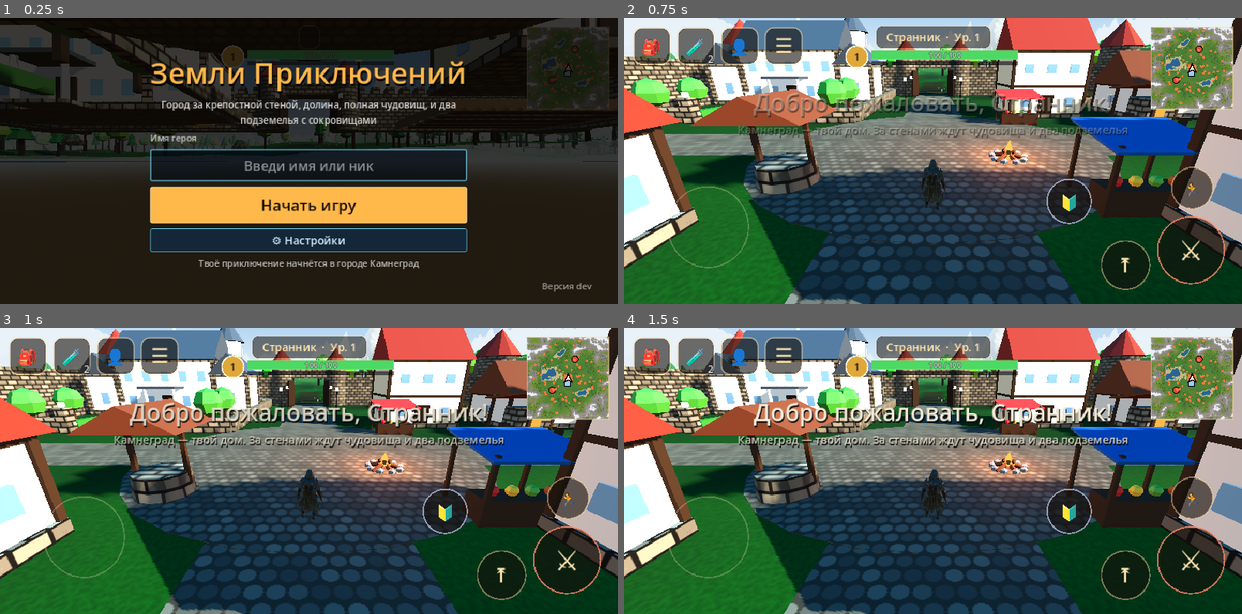
Above: before the commit, frames 1-4 (two rows, left to right).
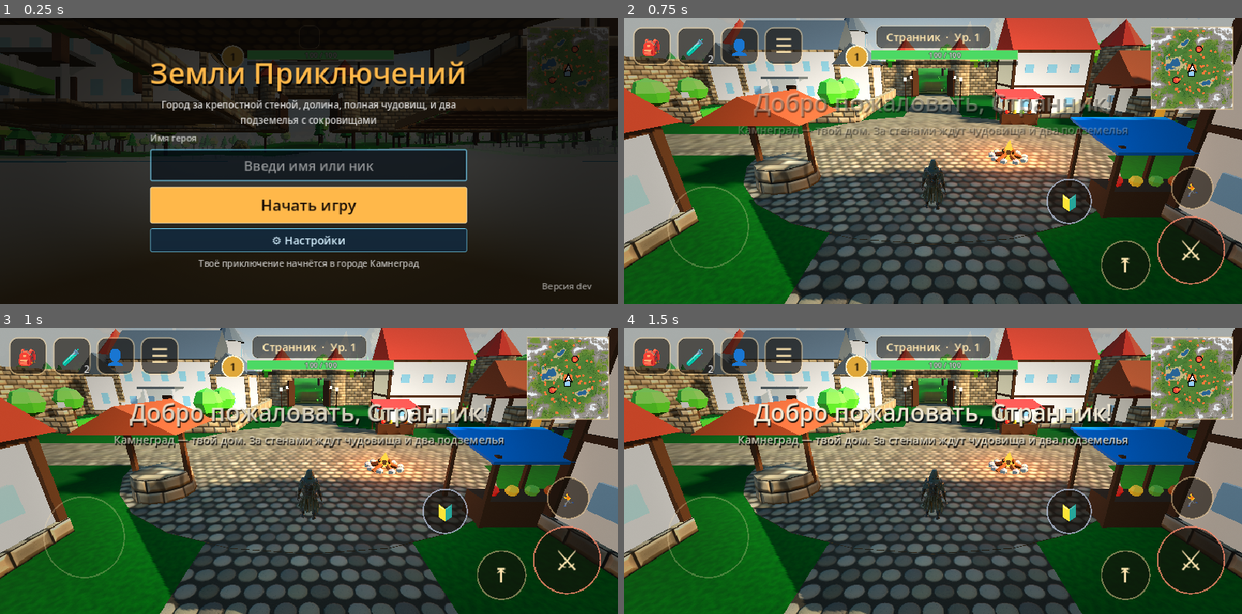
Above: after the commit, the same moments.

Repository: alexbl2802-hue/-
Game: Godot game, scene res://scenes/main.tscn
Same seed, same stepped clock (60 frames per second), same inputs: the game is played once before the commit and once after it.
Inputs (mouse positions are in pixels of both pictures, inside the frame that each line leads up to):
- Up to frame 1 (0.25 s): no input
- Up to frame 2 (0.75 s): click "Начать игру" at 0.5 s
- Up to frame 3 (1 s): no input
- Up to frame 4 (1.5 s): move the mouse to (1068, 456) at 1.27 s; click (1068, 456) at 1.42 s

The runs differ from the first frame. In frame 1, 1.5% of the frame differs, in the area x 0-100%, y 3-65%; in frame 2, 43%, in the area x 0-100%, y 0-100%; in frame 3, 43%; in frame 4, 43%.

Commit message:
Graphics: cloudy sky, wind grass, detailed normal-mapped textures, corner shading, color grading and vignette
Co-Authored-By: Claude Opus 5.5 <noreply@anthropic.com>
Claude-Session: https://claude.ai/code/session_015UTJDXhzLMDcJkgb9pqccT

Diff:
--- a/godot/scripts/day_night.gd
+++ b/godot/scripts/day_night.gd
@@ -13,7 +13,7 @@
 
 var env: Environment
 var sun: DirectionalLight3D
-var sky: ProceduralSkyMaterial
+var sky: ShaderMaterial
 var moon: DirectionalLight3D
 var hero_light: OmniLight3D          # фонарь героя ночью
 var hud: Node
@@ -25,10 +25,11 @@
 	env = e
 	sun = s
 	hud = h
-	sky = env.sky.sky_material as ProceduralSkyMaterial
+	sky = env.sky.sky_material as ShaderMaterial
 	moon = DirectionalLight3D.new()
 	moon.light_color = WorldGen.hex(0x8fa8ff)
 	moon.shadow_enabled = false
+	moon.sky_mode = DirectionalLight3D.SKY_MODE_LIGHT_ONLY   # на небе рисуется только солнце
 	moon.light_energy = 0.0
 	add_child(moon)
 	moon.look_at_from_position(Vector3(-60, 120, -40), Vector3.ZERO)
@@ -79,9 +80,11 @@
 	# Небо и туман
 	var top := WorldGen.hex(SKY_NIGHT[0]).lerp(WorldGen.hex(SKY_DAY[0]), d)
 	var hor := WorldGen.hex(SKY_NIGHT[1]).lerp(WorldGen.hex(SKY_DAY[1]), d).lerp(WorldGen.hex(SKY_DUSK), dusk * 0.6)
-	sky.sky_top_color = top
-	sky.sky_horizon_color = hor
-	sky.ground_horizon_color = hor
+	sky.set_shader_parameter("sky_top_color", top)
+	sky.set_shader_parameter("sky_horizon_color", hor)
+	sky.set_shader_parameter("ground_horizon_color", hor)
+	sky.set_shader_parameter("daylight", d)
+	sky.set_shader_parameter("sun_color", sun.light_color)
 	env.ambient_light_energy = lerpf(0.45, 0.9, d)
 	env.fog_light_color = hor.lerp(WorldGen.hex(0xb9d3e6), d * 0.5)
 	# Ночью — свет в окнах, фонари и фонарь у героя
--- a/godot/scripts/dungeon.gd
+++ b/godot/scripts/dungeon.gd
@@ -135,7 +135,7 @@
 	return ImageTexture.create_from_image(img)
 
 func _build_shell(floors: Array, walls: Array) -> void:
-	var floor_tex := _texture("rock" if cave else "tile")
+	var floor_tex: Texture2D = _texture("rock") if cave else Mats.tile_texture()
 	var floor_mat := Mats.tiled(floor_tex, 0x9a92a6 if cave else 0xbbb2a6, 0.25)
 	var ceil_mat := Mats.tiled(_texture("rock") if cave else Mats.brick_texture(), 0x4a4450 if cave else 0x6a625a, 0.25)
 	var wall_mat: Material
@@ -148,8 +148,8 @@
 		ceil_mat = Mats.tiled(Mats.brick_texture(), Color(WorldGen.hex(def["wall"])).darkened(0.45).to_rgba32() >> 8, 0.25)
 	else:
 		wall_mat = Mats.tiled(Mats.brick_texture(), 0xb0a698, 0.25)
-	var plane := PlaneMesh.new()
-	plane.size = Vector2(CELL, CELL)
+	for m in [floor_mat, ceil_mat]:
+		(m as StandardMaterial3D).vertex_color_use_as_albedo = true
 	var ceil_h := WALL_H + (0.6 if cave else 0.0)
 	# Раскладываем клетки по блокам
 	var fb := {}
@@ -160,14 +160,8 @@
 		fb[key].append(f)
 	for key in fb:
 		var cells: Array = fb[key]
-		var mm := _mm(plane, cells.size(), false)
-		var mc := _mm(plane, cells.size(), false)
-		for k in cells.size():
-			var c := cell_center(cells[k].x, cells[k].y)
-			mm.set_instance_transform(k, Transform3D(Basis(), Vector3(c.x, Y, c.z)))
-			mc.set_instance_transform(k, Transform3D(Basis(Vector3.RIGHT, PI), Vector3(c.x, Y + ceil_h, c.z)))
-		_mmi(mm, floor_mat, false)
-		_mmi(mc, ceil_mat, false)
+		_mi(_floor_mesh(cells, Y, false), floor_mat)
+		_mi(_floor_mesh(cells, Y + ceil_h, true), ceil_mat)
 	var wb := {}
 	for w in walls:
 		var key := Vector2i(w.x / BLOCK, w.y / BLOCK)
@@ -183,9 +177,8 @@
 		sp.rings = 4
 		wall_mesh = sp
 	else:
-		var bx := BoxMesh.new()
-		bx.size = Vector3(CELL, WALL_H, CELL)
-		wall_mesh = bx
+		wall_mesh = _wall_mesh()
+		(wall_mat as StandardMaterial3D).vertex_color_use_as_albedo = true
 	for key in wb:
 		var cells: Array = wb[key]
 		var mm := _mm(wall_mesh, cells.size() * (2 if cave else 1), cave)
@@ -209,6 +202,59 @@
 	var size := Vector3(cols * CELL, 1.0, rows * CELL)
 	_col_box(Vector3(0, Y - 0.5, 0), size)
 	_col_box(Vector3(0, Y + ceil_h + 0.5, 0), size)
+
+# ---------- Затенение углов: пол и свод темнее у стен, стены темнее у пола и под сводом
+## Насколько светло в углу клетки (i, j): чем больше стен вокруг угла, тем темнее
+func _corner_light(i: int, j: int) -> float:
+	var n := 0
+	for c in [Vector2i(i - 1, j - 1), Vector2i(i, j - 1), Vector2i(i - 1, j), Vector2i(i, j)]:
+		if solid(c.x, c.y):
+			n += 1
+	return 1.0 - 0.2 * n
+
+## Пол (или свод) блока клеток одной сеткой; яркость — в цвете вершин по углам
+func _floor_mesh(cells: Array, y: float, ceiling: bool) -> ArrayMesh:
+	var st := SurfaceTool.new()
+	st.begin(Mesh.PRIMITIVE_TRIANGLES)
+	st.set_normal(Vector3.DOWN if ceiling else Vector3.UP)
+	for cl in cells:
+		var c := cell_center(cl.x, cl.y)
+		var h := CELL / 2.0
+		var pts := [Vector3(c.x - h, y, c.z - h), Vector3(c.x + h, y, c.z - h), Vector3(c.x + h, y, c.z + h), Vector3(c.x - h, y, c.z + h)]
+		var lit := [_corner_light(cl.x, cl.y), _corner_light(cl.x + 1, cl.y), _corner_light(cl.x + 1, cl.y + 1), _corner_light(cl.x, cl.y + 1)]
+		var order := [0, 2, 1, 0, 3, 2] if ceiling else [0, 1, 2, 0, 2, 3]
+		for k in order:
+			var v: float = lit[k]
+			st.set_color(Color(v, v, v))
+			st.add_vertex(pts[k])
+	return st.commit()
+
+## Блок стены: темнее у пола и под сводом
+func _wall_mesh() -> ArrayMesh:
+	var bx := BoxMesh.new()
+	bx.size = Vector3(CELL, WALL_H, CELL)
+	bx.subdivide_height = 6
+	var st := SurfaceTool.new()
+	st.create_from(bx, 0)
+	var arr := st.commit_to_arrays()
+	var verts: PackedVector3Array = arr[Mesh.ARRAY_VERTEX]
+	var cols := PackedColorArray()
+	cols.resize(verts.size())
+	for k in verts.size():
+		var yy := verts[k].y + WALL_H / 2.0
+		var v := lerpf(0.5, 1.0, smoothstep(0.0, 1.6, yy)) * lerpf(1.0, 0.72, smoothstep(WALL_H - 1.2, WALL_H, yy))
+		cols[k] = Color(v, v, v)
+	arr[Mesh.ARRAY_COLOR] = cols
+	var m := ArrayMesh.new()
+	m.add_surface_from_arrays(Mesh.PRIMITIVE_TRIANGLES, arr)
+	return m
+
+func _mi(mesh: Mesh, mat: Material) -> void:
+	var mi := MeshInstance3D.new()
+	mi.mesh = mesh
+	mi.material_override = mat
+	mi.cast_shadow = GeometryInstance3D.SHADOW_CASTING_SETTING_OFF
+	add_child(mi)
 
 func _mm(mesh: Mesh, n: int, colors: bool) -> MultiMesh:
 	var mm := MultiMesh.new()
--- a/godot/scripts/main.gd
+++ b/godot/scripts/main.gd
@@ -122,19 +122,36 @@
 
 func _build_environment() -> void:
 	_env = Environment.new()
-	var sky_mat := ProceduralSkyMaterial.new()
-	sky_mat.sky_top_color = WorldGen.hex(0x3d7fd1)
-	sky_mat.sky_horizon_color = WorldGen.hex(0xcfe2ee)
-	sky_mat.ground_horizon_color = WorldGen.hex(0xcfe2ee)
-	sky_mat.ground_bottom_color = WorldGen.hex(0x6b5a3a)
+	# Небо с облаками и звёздами (shaders/sky.gdshader)
+	var sky_mat := ShaderMaterial.new()
+	sky_mat.shader = load("res://shaders/sky.gdshader")
+	sky_mat.set_shader_parameter("sky_top_color", WorldGen.hex(0x3d7fd1))
+	sky_mat.set_shader_parameter("sky_horizon_color", WorldGen.hex(0xcfe2ee))
+	sky_mat.set_shader_parameter("ground_horizon_color", WorldGen.hex(0xcfe2ee))
+	sky_mat.set_shader_parameter("ground_bottom_color", WorldGen.hex(0x6b5a3a))
+	sky_mat.set_shader_parameter("clouds", Mats.noise_texture("clouds"))
 	var sky := Sky.new()
 	sky.sky_material = sky_mat
+	# Облака движутся — отражения неба обновляем понемногу и в малом размере, чтобы не тратить кадры
+	sky.process_mode = Sky.PROCESS_MODE_INCREMENTAL
+	sky.radiance_size = Sky.RADIANCE_SIZE_32
 	_env.sky = sky
 	_env.tonemap_mode = Environment.TONE_MAPPER_ACES
 	_env.fog_enabled = true
 	_env.fog_mode = Environment.FOG_MODE_DEPTH
 	_env.fog_density = 1.0
 	_env.fog_sky_affect = 0.0
+	# Обработка кадра (цвет и виньетка) — под интерфейсом
+	var post := CanvasLayer.new()
+	post.layer = -1
+	var pr := ColorRect.new()
+	pr.set_anchors_and_offsets_preset(Control.PRESET_FULL_RECT)
+	pr.mouse_filter = Control.MOUSE_FILTER_IGNORE
+	var pm := ShaderMaterial.new()
+	pm.shader = load("res://shaders/post.gdshader")
+	pr.material = pm
+	post.add_child(pr)
+	add_child(post)
 	var we := WorldEnvironment.new()
 	we.environment = _env
 	add_child(we)
--- a/godot/scripts/mats.gd
+++ b/godot/scripts/mats.gd
@@ -43,6 +43,10 @@
 			n.frequency = 0.02
 			n.fractal_octaves = 3
 			size = 128
+		"clouds":
+			n.noise_type = FastNoiseLite.TYPE_SIMPLEX_SMOOTH
+			n.frequency = 0.012
+			n.fractal_octaves = 5
 		"rock":
 			n.noise_type = FastNoiseLite.TYPE_CELLULAR
 			n.frequency = 0.04
@@ -79,6 +83,10 @@
 	m.uv1_scale = Vector3(scale, scale, scale)
 	m.roughness = rough
 	m.texture_filter = BaseMaterial3D.TEXTURE_FILTER_LINEAR_WITH_MIPMAPS
+	if tex.has_meta("normal"):
+		m.normal_enabled = true
+		m.normal_texture = tex.get_meta("normal")
+		m.normal_scale = 0.9
 	return m
 
 static func _rng() -> RandomNumberGenerator:
@@ -86,50 +94,140 @@
 	r.seed = 77
 	return r
 
-## Кирпичная кладка
+## Кирпичная кладка: кирпичи разного оттенка со сколами по краям, шов вглубь;
+## к текстуре приложена карта нормалей (meta "normal") — кладка выглядит объёмной.
 static func brick_texture() -> ImageTexture:
 	if _cache.has("brick"):
 		return _cache["brick"]
 	var r := _rng()
-	var s := 128
+	var s := 256
 	var img := Image.create(s, s, false, Image.FORMAT_RGB8)
-	img.fill(Color8(43, 38, 34))
-	var bh := s / 8
+	var hm := Image.create(s, s, false, Image.FORMAT_RGB8)
+	img.fill(Color8(40, 36, 32))
+	hm.fill(Color(0.15, 0.15, 0.15))
+	var rows := 8
+	var bh := s / rows
 	var bw := s / 4
-	for row in 8:
+	for row in rows:
 		for col in range(-1, 5):
 			var off := bw / 2 if row % 2 == 1 else 0
-			var l := 0.5 + r.randf() * 0.3
-			var c := Color.from_hsv(30.0 / 360.0, 0.12, l)
-			img.fill_rect(Rect2i(col * bw + off + 2, row * bh + 2, bw - 4, bh - 4), c)
-	_speckle(img, r, 900, 0.15)
+			var c := Color.from_hsv((26.0 + r.randf() * 10.0) / 360.0, 0.1 + r.randf() * 0.08, 0.48 + r.randf() * 0.3)
+			_block(img, hm, Rect2i(col * bw + off + 2, row * bh + 2, bw - 4, bh - 4), c, r, 5.0)
+	_grain(img, hm, r, 5000, 0.12)
 	var t := ImageTexture.create_from_image(_mip(img))
+	t.set_meta("normal", _normal_map(hm, 6.0))
 	_cache["brick"] = t
 	return t
 
-## Брусчатка
+## Брусчатка: округлые камни, выпуклые к середине, тёмные швы
 static func cobble_texture() -> ImageTexture:
 	if _cache.has("cobble"):
 		return _cache["cobble"]
 	var r := _rng()
-	var s := 128
+	var s := 256
 	var img := Image.create(s, s, false, Image.FORMAT_RGB8)
-	img.fill(Color8(111, 102, 88))
+	var hm := Image.create(s, s, false, Image.FORMAT_RGB8)
+	img.fill(Color8(92, 84, 72))
+	hm.fill(Color(0.1, 0.1, 0.1))
 	var cell := s / 8.0
 	for yy in 8:
 		for xx in 8:
-			var c := Color.from_hsv(35.0 / 360.0, 0.12, 0.5 + r.randf() * 0.2)
-			var cx := xx * cell + cell / 2.0 + (cell / 2.0 if yy % 2 == 1 else 0.0)
+			var c := Color.from_hsv((30.0 + r.randf() * 12.0) / 360.0, 0.1 + r.randf() * 0.06, 0.5 + r.randf() * 0.22)
+			var cx := xx * cell + cell / 2.0 + (cell / 2.0 if yy % 2 == 1 else 0.0) + r.randf_range(-1.5, 1.5)
 			var cy := yy * cell + cell / 2.0
+			var rx := cell * r.randf_range(0.42, 0.48)
+			var ry := cell * r.randf_range(0.38, 0.44)
 			for py in range(int(cy - cell / 2), int(cy + cell / 2)):
-				for px in range(int(cx - cell / 2), int(cx + cell / 2)):
-					var dx := (px - cx) / (cell * 0.44)
-					var dy := (py - cy) / (cell * 0.4)
-					if dx * dx + dy * dy <= 1.0:
-						img.set_pixel(posmod(px, s), posmod(py, s), c)
+				for px in range(int(cx - cell / 2) - 1, int(cx + cell / 2) + 1):
+					var dx := (px - cx) / rx
+					var dy := (py - cy) / ry
+					var d := dx * dx + dy * dy
+					if d <= 1.0:
+						var dome := sqrt(1.0 - d)
+						# Свет сверху-слева: верхний край камня светлее
+						var shade := 1.0 + (-dx - dy) * 0.12 * (1.0 - dome) + dome * 0.08
+						img.set_pixel(posmod(px, s), posmod(py, s), c * shade)
+						hm.set_pixel(posmod(px, s), posmod(py, s), Color(0.3 + dome * 0.7, 0, 0))
+	_grain(img, hm, r, 5000, 0.12)
 	var t := ImageTexture.create_from_image(_mip(img))
+	t.set_meta("normal", _normal_map(hm, 5.0))
 	_cache["cobble"] = t
 	return t
+
+## Плитка пола подземелий: крупные каменные плиты со сколами и трещинами
+static func tile_texture() -> ImageTexture:
+	if _cache.has("tile"):
+		return _cache["tile"]
+	var r := _rng()
+	var s := 256
+	var img := Image.create(s, s, false, Image.FORMAT_RGB8)
+	var hm := Image.create(s, s, false, Image.FORMAT_RGB8)
+	img.fill(Color8(30, 28, 26))
+	hm.fill(Color(0.1, 0.1, 0.1))
+	for a in 2:
+		for b in 2:
+			var c := Color.from_hsv((32.0 + r.randf() * 8.0) / 360.0, 0.1, 0.42 + r.randf() * 0.16)
+			_block(img, hm, Rect2i(a * s / 2 + 4, b * s / 2 + 4, s / 2 - 8, s / 2 - 8), c, r, 7.0)
+	# Трещины
+	for k in 6:
+		var p := Vector2(r.randf() * s, r.randf() * s)
+		var d := Vector2.from_angle(r.randf() * TAU)
+		for step in 40:
+			d = d.rotated(r.randf_range(-0.5, 0.5))
+			p += d * 1.5
+			var x := posmod(int(p.x), s)
+			var y := posmod(int(p.y), s)
+			img.set_pixel(x, y, img.get_pixel(x, y).darkened(0.45))
+			hm.set_pixel(x, y, Color(0.35, 0, 0))
+	_grain(img, hm, r, 6000, 0.12)
+	var t := ImageTexture.create_from_image(_mip(img))
+	t.set_meta("normal", _normal_map(hm, 5.0))
+	_cache["tile"] = t
+	return t
+
+## Блок (кирпич, плита): цвет с пятнами, края скошены — светлый верх-лево, тёмный низ-право
+static func _block(img: Image, hm: Image, rc: Rect2i, c: Color, r: RandomNumberGenerator, bevel: float) -> void:
+	var s := img.get_width()
+	var spot := Vector2(r.randf(), r.randf())
+	for py in rc.size.y:
+		for px in rc.size.x:
+			var ex := minf(px, rc.size.x - 1 - px)
+			var ey := minf(py, rc.size.y - 1 - py)
+			var e := clampf(minf(ex, ey) / bevel, 0.0, 1.0)
+			var shade := 1.0
+			if e < 1.0:
+				var lit := 0.0
+				if py < bevel and py <= ex: lit = 1.0
+				elif px < bevel and px <= ey: lit = 0.7
+				elif rc.size.y - 1 - py < bevel: lit = -1.0
+				elif rc.size.x - 1 - px < bevel: lit = -0.7
+				shade += lit * 0.18 * (1.0 - e)
+			var u := float(px) / rc.size.x - spot.x
+			var v := float(py) / rc.size.y - spot.y
+			shade *= 1.0 - 0.12 * exp(-(u * u + v * v) * 8.0)   # пятно потемнее
+			var x := posmod(rc.position.x + px, s)
+			var y := posmod(rc.position.y + py, s)
+			img.set_pixel(x, y, c * shade)
+			hm.set_pixel(x, y, Color(0.35 + 0.65 * e, 0, 0))
+
+## Зернистость: мелкие светлые и тёмные точки в цвете и рельефе
+static func _grain(img: Image, hm: Image, r: RandomNumberGenerator, n: int, a: float) -> void:
+	var s := img.get_width()
+	for i in n:
+		var x := r.randi() % s
+		var y := r.randi() % s
+		var v := r.randf()
+		img.set_pixel(x, y, img.get_pixel(x, y).lerp(Color(v, v, v), a))
+		var h := hm.get_pixel(x, y).r
+		hm.set_pixel(x, y, Color(clampf(h + (v - 0.5) * 0.15, 0.0, 1.0), 0, 0))
+
+## Карта нормалей из карты высот (канал R)
+static func _normal_map(hm: Image, strength: float) -> ImageTexture:
+	var n := hm.duplicate() as Image
+	n.convert(Image.FORMAT_RGBA8)
+	n.bump_map_to_normal_map(strength)
+	n.generate_mipmaps()
+	return ImageTexture.create_from_image(n)
 
 static func _speckle(img: Image, r: RandomNumberGenerator, n: int, a: float) -> void:
 	var s := img.get_width()
--- a/godot/scripts/world.gd
+++ b/godot/scripts/world.gd
@@ -161,7 +161,7 @@
 	var p: Dictionary = WorldGen.props
 	var white := Mats.lp(0xffffff)
 	var bark := Mats.lp(0xffffff, 0.95, 0.0, -1, 0.0, 0.45, 3.0)   # кора: шероховатая фактура
-	var leaves := Mats.lp(0xffffff, 0.9, 0.0, -1, 0.0, 0.28, 1.2)
+	var leaves: ShaderMaterial = Mats.lp(0xffffff, 0.9, 0.0, -1, 0.0, 0.28, 1.2).duplicate()
 	var trunk_c := WorldGen.hex(0x6b4a2b)
 	var trunk := _cyl(0.22, 0.32, 1.0, 6)
 	var body := StaticBody3D.new()
@@ -202,8 +202,38 @@
 	var tufts := []
 	for t in p["tufts"]:
 		var s: float = t[3]
-		tufts.append([Vector3(t[0], t[2] + 0.35 * s, t[1]), t[4], Vector3(s, s, s), WorldGen.hex(int(t[5]))])
-	_multimesh(_cyl(0.0, 0.25, 0.8, 3), white, tufts, false)
+		tufts.append([Vector3(t[0], t[2] - 0.05, t[1]), t[4], Vector3(s, s, s) * 1.15, WorldGen.hex(int(t[5]))])
+	var grass := ShaderMaterial.new()
+	grass.shader = load("res://shaders/grass.gdshader")
+	_multimesh(_grass_mesh(), grass, tufts, false)
+	# Кроны слегка качаются на ветру
+	leaves.set_shader_parameter("wind", 0.05)
+
+## Пучок травы: семь тонких изогнутых травинок разной высоты, расходятся в стороны
+func _grass_mesh() -> ArrayMesh:
+	var st := SurfaceTool.new()
+	st.begin(Mesh.PRIMITIVE_TRIANGLES)
+	var r := RandomNumberGenerator.new()
+	r.seed = 5
+	for k in 7:
+		var a := TAU * k / 7.0 + r.randf() * 0.5
+		var h := 0.55 + r.randf() * 0.3
+		var lean := Vector3(cos(a), 0, sin(a)) * (0.12 + r.randf() * 0.15)
+		var side := Vector3(-sin(a), 0, cos(a)) * 0.035
+		var base := Vector3(cos(a), 0, sin(a)) * 0.06
+		var mid := base + lean * 0.4 + Vector3(0, h * 0.55, 0)
+		var top := base + lean + Vector3(0, h, 0)
+		st.add_vertex(base - side)
+		st.add_vertex(base + side)
+		st.add_vertex(mid + side * 0.6)
+		st.add_vertex(base - side)
+		st.add_vertex(mid + side * 0.6)
+		st.add_vertex(mid - side * 0.6)
+		st.add_vertex(mid - side * 0.6)
+		st.add_vertex(mid + side * 0.6)
+		st.add_vertex(top)
+	st.generate_normals()
+	return st.commit()
 
 ## Сетка модели и её положение внутри файла (для MultiMesh и столкновений)
 func _model_mesh(path: String) -> Dictionary:
--- /dev/null
+++ b/godot/shaders/grass.gdshader
@@ -0,0 +1,32 @@
+// Трава: пучок тонких травинок, качается на ветру. Чем выше точка травинки — тем сильнее;
+// фаза зависит от места пучка, поэтому по лугу бегут волны ветра.
+shader_type spatial;
+render_mode cull_disabled;
+
+uniform vec4 albedo : source_color = vec4(1.0);
+uniform float wind_strength = 0.18;
+uniform float wind_speed = 1.6;
+uniform vec2 wind_dir = vec2(0.8, 0.6);
+
+varying float tip;
+
+void vertex() {
+	vec3 wp = MODEL_MATRIX[3].xyz;
+	tip = clamp(VERTEX.y / 0.8, 0.0, 1.0);
+	float w = sin(TIME * wind_speed + dot(wp.xz, wind_dir) * 0.15) * 0.7
+		+ sin(TIME * wind_speed * 2.3 + wp.x * 0.9 + wp.z * 0.7) * 0.3;
+	float bend = (w * 0.6 + 0.4) * wind_strength * tip * tip;
+	// Ветер в мировых координатах переводим в систему пучка
+	vec3 off = (inverse(mat3(MODEL_MATRIX)) * vec3(wind_dir.x, 0.0, wind_dir.y)) * bend;
+	VERTEX += off;
+	VERTEX.y -= bend * bend * 0.5;
+}
+
+void fragment() {
+	vec3 col = albedo.rgb * pow(COLOR.rgb, vec3(2.2));
+	// У земли травинки темнее, кончики светлее
+	ALBEDO = col * mix(0.55, 1.15, tip);
+	ROUGHNESS = 0.85;
+	// Освещаем травинку как обращённую вверх — без тёмной обратной стороны
+	NORMAL = normalize((VIEW_MATRIX * vec4(0.0, 1.0, 0.0, 0.0)).xyz);
+}
--- a/godot/shaders/lowpoly.gdshader
+++ b/godot/shaders/lowpoly.gdshader
@@ -12,10 +12,16 @@
 uniform float detail = 0.0;
 uniform float detail_scale = 0.8;
 uniform sampler2D detail_tex : hint_default_white, filter_linear_mipmap, repeat_enable;
+uniform float wind = 0.0;     // > 0 — качается на ветру (кроны деревьев)
 
 varying vec3 world_pos;
 
 void vertex() {
+	if (wind > 0.0) {
+		vec3 o = MODEL_MATRIX[3].xyz;
+		float w = sin(TIME * 1.3 + o.x * 0.11 + o.z * 0.07) + 0.4 * sin(TIME * 2.9 + o.z * 0.5);
+		VERTEX.xz += vec2(0.8, 0.6) * w * wind * (VERTEX.y + 1.0);
+	}
 	world_pos = (MODEL_MATRIX * vec4(VERTEX, 1.0)).xyz;
 }
 
--- /dev/null
+++ b/godot/shaders/post.gdshader
@@ -0,0 +1,22 @@
+// Обработка кадра: чуть больше контраста и насыщенности, тёплый оттенок и мягкая виньетка
+// (края экрана темнее — взгляд тянется к центру).
+shader_type canvas_item;
+
+uniform sampler2D screen_tex : hint_screen_texture, filter_linear;
+uniform float contrast = 1.06;
+uniform float saturation = 1.14;
+uniform vec3 tint : source_color = vec3(1.02, 1.0, 0.96);
+uniform float vignette = 0.32;
+
+void fragment() {
+	vec3 c = texture(screen_tex, SCREEN_UV).rgb;
+	float l = dot(c, vec3(0.299, 0.587, 0.114));
+	c = mix(vec3(l), c, saturation);
+	c = (c - 0.3) * contrast + 0.3;   // опора низко — тёмные подземелья не проваливаются в черноту
+	c *= tint;
+	vec2 v = SCREEN_UV - 0.5;
+	v.x *= SCREEN_PIXEL_SIZE.y / SCREEN_PIXEL_SIZE.x * 0.6;
+	c *= 1.0 - vignette * smoothstep(0.25, 0.75, length(v) * 1.2);
+	c += (fract(sin(dot(FRAGCOORD.xy, vec2(12.9898, 78.233))) * 43758.5453) - 0.5) / 160.0;   // против полос
+	COLOR = vec4(clamp(c, 0.0, 1.0), 1.0);
+}
--- /dev/null
+++ b/godot/shaders/sky.gdshader
@@ -0,0 +1,60 @@
+// Небо: плавный переход цветов, солнечный диск с ореолом, звёзды ночью и облака,
+// которые медленно плывут. Цвета и яркость задаёт смена дня и ночи (day_night.gd).
+shader_type sky;
+
+uniform vec3 sky_top_color : source_color = vec3(0.24, 0.5, 0.82);
+uniform vec3 sky_horizon_color : source_color = vec3(0.81, 0.89, 0.93);
+uniform vec3 ground_horizon_color : source_color = vec3(0.81, 0.89, 0.93);
+uniform vec3 ground_bottom_color : source_color = vec3(0.42, 0.35, 0.23);
+uniform vec3 sun_color : source_color = vec3(1.0, 0.95, 0.85);
+uniform float daylight = 1.0;            // 1 — день, 0 — ночь
+uniform float cloud_cover = 0.5;
+uniform sampler2D clouds : filter_linear_mipmap, repeat_enable;
+
+float hash(vec2 p) {
+	return fract(sin(dot(p, vec2(127.1, 311.7))) * 43758.5453);
+}
+
+void sky() {
+	vec3 d = EYEDIR;
+	float up = d.y;
+	vec3 col;
+	if (up >= 0.0) {
+		col = mix(sky_horizon_color, sky_top_color, pow(clamp(up, 0.0, 1.0), 0.55));
+	} else {
+		col = mix(ground_horizon_color, ground_bottom_color, clamp(-up * 3.0, 0.0, 1.0));
+	}
+	if (!AT_CUBEMAP_PASS) {
+		// Звёзды ночью
+		if (up > 0.0 && daylight < 0.6) {
+			vec2 g = floor(d.xz / (up + 0.3) * 160.0);
+			float st = step(0.998, hash(g));
+			col += vec3(st) * (1.0 - daylight / 0.6) * smoothstep(0.12, 0.4, up) * 0.9;
+		}
+	}
+	// Солнце: диск и мягкий ореол
+	if (LIGHT0_ENABLED) {
+		float sa = dot(d, normalize(LIGHT0_DIRECTION));
+		col += sun_color * pow(max(sa, 0.0), 300.0) * 6.0 * daylight;
+		col += sun_color * pow(max(sa, 0.0), 8.0) * 0.25 * daylight;
+	}
+	// Облака на куполе: проекция на высокую плоскость, два слоя плывут с разной скоростью
+	if (up > 0.0) {
+		vec2 uv = d.xz / (up + 0.12) * 0.22;
+		float n1 = texture(clouds, uv + vec2(TIME * 0.004, TIME * 0.0015)).r;
+		float n2 = texture(clouds, uv * 2.3 - vec2(TIME * 0.006, 0.0)).r;
+		float n = n1 * 0.7 + n2 * 0.3;
+		float c = smoothstep(1.0 - cloud_cover, 1.0 - cloud_cover + 0.28, n);
+		c *= smoothstep(0.0, 0.18, up);   // у горизонта облака тают в дымке
+		vec3 cloud_lit = mix(vec3(0.16, 0.18, 0.26), vec3(1.0), daylight);
+		cloud_lit = mix(cloud_lit, cloud_lit * sun_color, 0.35);
+		// Низ облака темнее — объём
+		vec3 cloud_col = mix(cloud_lit * 0.72, cloud_lit, smoothstep(0.0, 0.5, n - (1.0 - cloud_cover)));
+		col = mix(col, cloud_col, c * 0.92);
+	}
+	// Лёгкий шум против полос в плавных переходах неба
+	if (!AT_CUBEMAP_PASS) {
+		col += (hash(SCREEN_UV * 1733.0) - 0.5) * 0.012;
+	}
+	COLOR = col;
+}
--- /dev/null
+++ b/godot/tests/gfx_look.gd
@@ -0,0 +1,51 @@
+## Снимки графики: склеп (затенение углов), трава вблизи, ночное небо
+extends Node
+
+func _ready() -> void:
+	var out: String = OS.get_cmdline_user_args()[0] + "/"
+	var main = load("res://scenes/main.tscn").instantiate()
+	add_child(main)
+	while main.hero == null or main.hud == null:
+		await get_tree().process_frame
+	await get_tree().process_frame
+	main.hud.menu._on_main()
+	main.hud.visible = false
+	var cam := Camera3D.new()
+	add_child(cam)
+	cam.current = true
+	cam.far = 900.0
+	# Трава вблизи
+	Game.time_of_day = 0.38
+	var p := Vector3(-30, 0, 70)
+	p.y = WorldGen.ground_at(p.x, p.z)
+	main.hero.global_position = p + Vector3(0, 0.3, 0)
+	cam.global_position = p + Vector3(0, 1.4, -4)
+	cam.look_at(p + Vector3(0, 0.3, 6))
+	for i in 30:
+		await get_tree().process_frame
+	get_viewport().get_texture().get_image().save_png(out + "g_grass.png")
+	# Ночное небо
+	Game.time_of_day = 0.95
+	main.day_night.apply()
+	cam.look_at(cam.global_position + Vector3(0.3, 0.6, 1))
+	for i in 20:
+		await get_tree().process_frame
+	get_viewport().get_texture().get_image().save_png(out + "g_night.png")
+	Game.time_of_day = 0.72
+	main.day_night.apply()
+	cam.look_at(cam.global_position + Vector3(-1, 0.25, 0))
+	for i in 20:
+		await get_tree().process_frame
+	get_viewport().get_texture().get_image().save_png(out + "g_dusk.png")
+	# Склеп
+	main.enter_dungeon(0)
+	for i in 80:
+		await get_tree().process_frame
+	var d = main.dungeons[0]
+	main.hero.global_position = d.start_pos + Vector3(0, 0.3, 0)
+	cam.global_position = d.start_pos + Vector3(0, 1.7, 0)
+	cam.look_at(d.start_pos + Vector3(4, 0.0, 6))
+	for i in 10:
+		await get_tree().process_frame
+	get_viewport().get_texture().get_image().save_png(out + "g_crypt.png")
+	get_tree().quit()
--- /dev/null
+++ b/godot/tests/gfx_look.tscn
@@ -0,0 +1,6 @@
+[gd_scene format=3]
+
+[ext_resource type="Script" path="res://tests/gfx_look.gd" id="1"]
+
+[node name="GfxLook" type="Node"]
+script = ExtResource("1")
Not shown, added: godot/shaders/grass.gdshader.uid
Not shown, added: godot/shaders/post.gdshader.uid
Not shown, added: godot/shaders/sky.gdshader.uid
Not shown, added: godot/tests/menus.gd.uid
Not shown, added: godot/tests/tower.gd.uid
Not shown, added: godot/tests/tower_look.gd.uid
